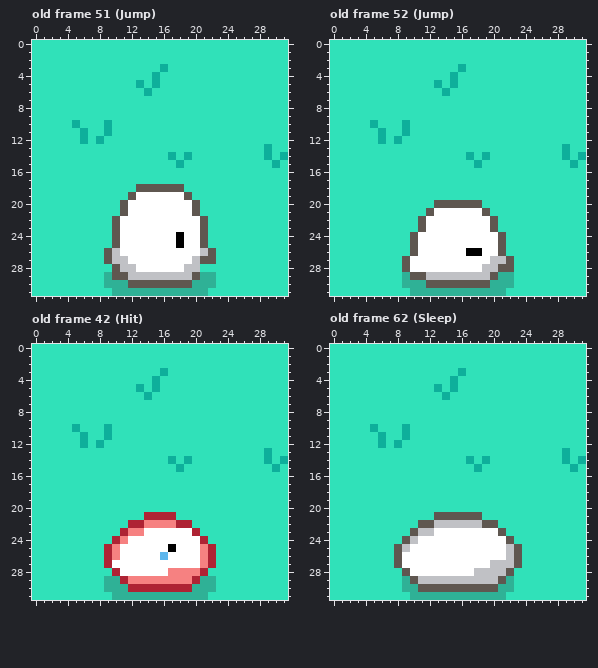
Pixel-art file -- rawresources/RAWSPRITES/PLCs/plc_slime01.aseprite. The first picture shows the starting point.
32x32 pixels, 78 frames. Colours within 5 levels of each other are drawn and written as one. Shown: old frame 51 (Jump), old frame 52 (Jump), old frame 42 (Hit), old frame 62 (Sleep). The commit also changed other frames, which this record leaves out.
The result:
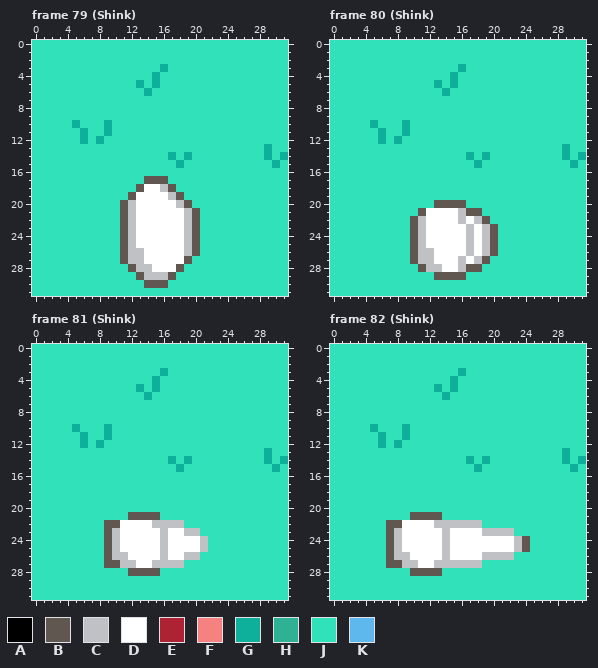
Palette (. is transparent): A #000000  B #5f5750  C #c0c1c5  D #ffffff  E #ae2334  F #f68181  G #0eaf9b  H #2fb196  J #30e1b9  K #5eb7ed
A new or re-ordered frame is compared with the old frame closest to it.
Author's note on the commit: Ajustes e novas animações para o slime
Edits made:
frames 78 -> 87
Changed rows in their new state; - is an unchanged pixel.
Frame 79 (Shink) is new; against old frame 51 (Jump), layers "side", "shadow":
first column x 9:
17 -----BBB------
18 -----DDC-J----
19 --------CBJ---
20 ---C-----CBJ--
21 ---C------C---
22 -JBC------CBJ-
23 -JBC------CBJ-
24 -JBC-----DCBJ-
25 -JBC-----DCBJ-
26 JJBCC-----CBJJ
27 JJBCC-----BJJJ
28 -JJBCC---BJJ--
29 JJJJB---BJJJJJ
30 JJJJJ---JJJJJJ
31 -JJJJJJJJJJJJ-
Frame 80 (Shink) is new; against old frame 52 (Jump), layers "side", "shadow":
first column x 9:
20 --------JJ----
21 --BD---CBBJ---
22 -BC----C-CBJ--
23 -BC-----C-C---
24 --C-----C-CBJ-
25 --C-----C-CBJ-
26 --CC----CDCBJ-
27 JBCC---C-CBJJJ
28 JJBCC--CBBJJJJ
29 JJJJBBBBJJJJJJ
30 JJJJJJJJJJJJJJ
31 -JJJJJJJJJJJJ-
Frame 81 (Shink) is new; against old frame 42 (Hit), layers "side", "shadow":
first column x 9:
21 ---BBBBJJ-----
22 BBDDDDCCCCJ---
23 BCDDD--C--CC--
24 BCD----C----C-
25 BC-----CD---CJ
26 BCC----C--CCJJ
27 BBCC--CCCCJJJJ
28 -JJBBBBJJJJJJ-
29 JJJJJJJJJJJJJJ
30 JJJJJJJJJJJJJJ
31 -JJJJJJJJJJJJ-
Frame 82 (Shink) is new; against old frame 62 (Sleep), layers "side", "shadow":
first column x 7:
21 ---BBB-JJJJJ------
22 BBDDDD------JJ----
23 BCDDDD-C----CCCC--
24 BCDD---C-------DCB
25 BCD----C-------DCB
26 BCC----C----CCC-J-
27 B-CC--CCCCCCJJJJJ-
28 --JBBBBJJJJJJJJJ--
29 --JJJJJJJJJJJJJJ--
30 --JJJJJJJJJJJJJJ--
31 ---JJJJJJJJJJJJ---
